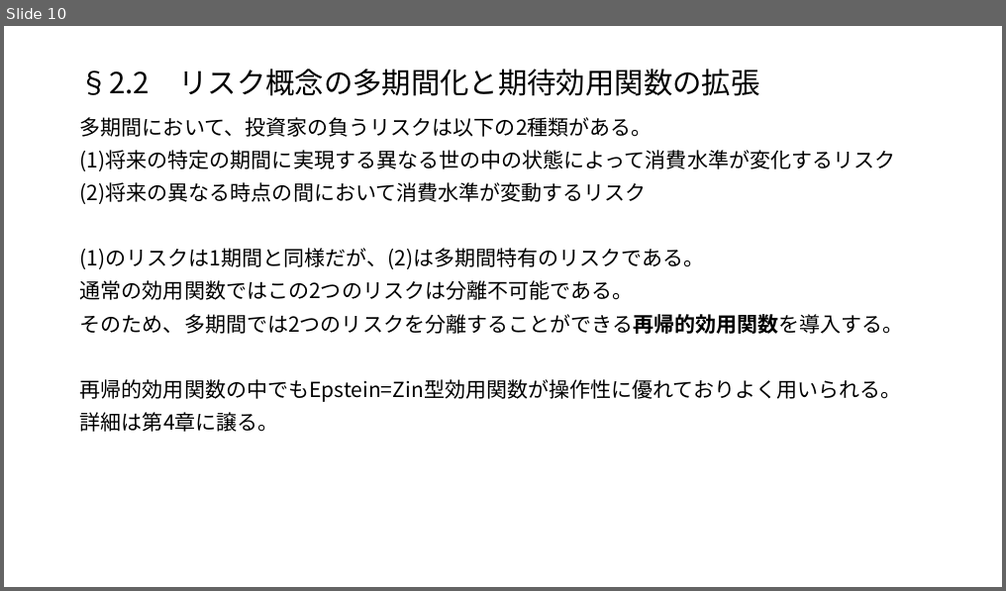
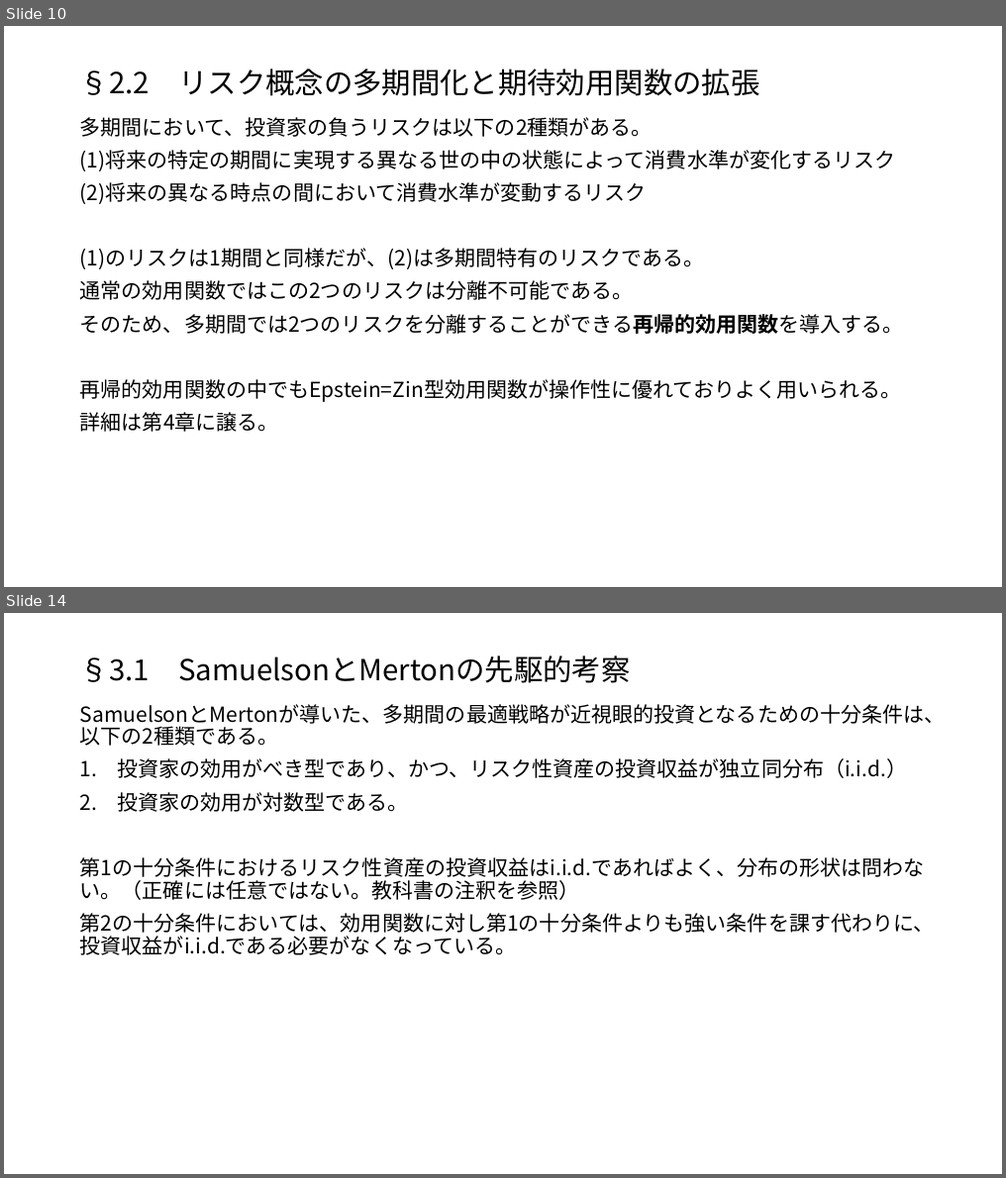
Before and after one commit to macha1811/Long-term-Investment-Theory-and-Practice, a slide deck: 第2章.pptx. Shown one above the other, each under a label of ours: slide 10 before the commit, slides 10 and 14 after it; the slides between them are not shown. The pictures are 1006x591 and 1006x1178 pixels, drawn with LibreOffice and Linux fonts; fonts in the diff are those of the drawing. Boxes give left, top, right and bottom in pixels: in the first picture for what was removed or moved away, otherwise in the second. Text is boxed around its words. In the diff, an @@ line names an element or a change of style, - is before the commit and + after.

```diff
--- a/第2章.pptx
+++ b/第2章.pptx
@@ slide 14 added at [4, 613, 1002, 1174], background #FFFFFF @@
@@ title added at [80, 656, 630, 683], 28 pt, text #000000 @@
+§3.1 SamuelsonとMertonの先駆的考察
@@ text added at [80, 704, 945, 956], 20 pt, text #000000 @@
+SamuelsonとMertonが導いた、多期間の最適戦略が近視眼的投資となるための十分条件は、以下の2種類である。
+1. 投資家の効用がべき型であり、かつ、リスク性資産の投資収益が独立同分布（i.i.d.）
+2. 投資家の効用が対数型である。
+第1の十分条件におけるリスク性資産の投資収益はi.i.d.であればよく、分布の形状は問わない。（正確には任意ではない。教科書の注釈を参照）
+第2の十分条件においては、効用関数に対し第1の十分条件よりも強い条件を課す代わりに、投資収益がi.i.d.である必要がなくなっている。
```
Also in this commit, not shown: 9 other slides added.
